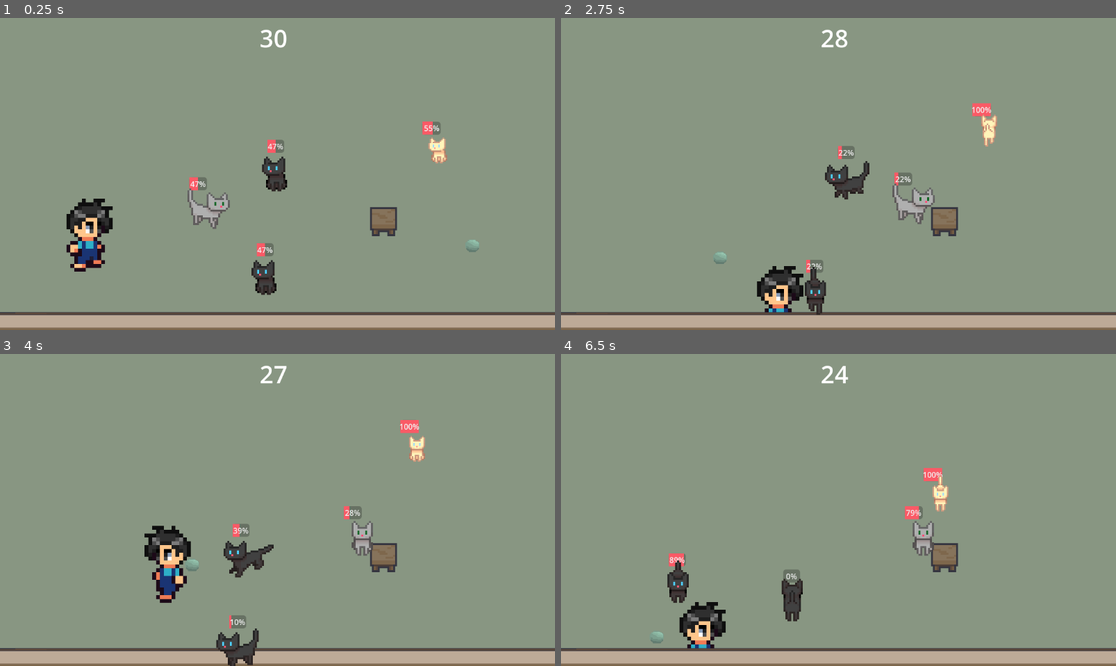
Above: before the commit, frames 1-4 (two rows, left to right).
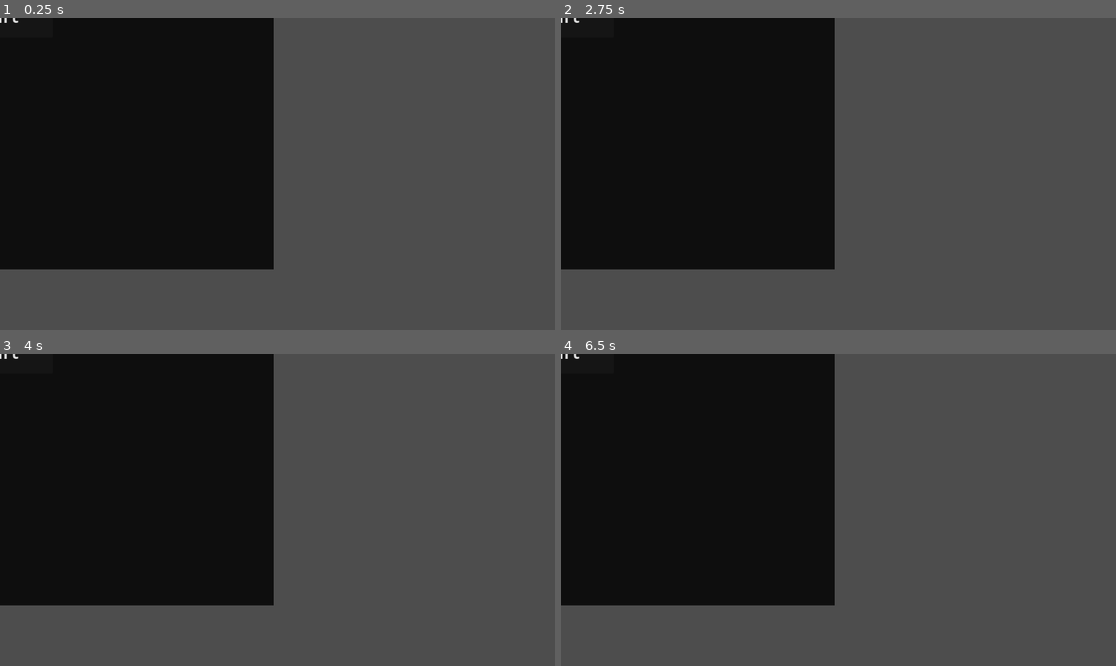
Above: after the commit, the same moments.

Repository: morgan-git/cat-herder
Game: Godot game, scene res://scenes/title_screen.tscn
Two runs of this game, one before a commit and one after it. Both use one fixed random seed, a clock stepped at 60 frames per second and the inputs below. Before the commit the project starts from res://scenes/patio.tscn.
Inputs:
- Up to frame 1 (0.25 s): no input
- Up to frame 2 (2.75 s): tap Enter (ui_accept) at 0.5, 0.77, 1.52 s; hold Right (ui_right) 0.53-1.28 s; hold E (interact) 0.53-1.28 s; hold Down (ui_down) 1.28-2.03 s; tap E (interact) at 1.35 s; hold Right (ui_right) from 2.03 s (still down); hold E (interact) from 2.03 s (still down)
- Up to frame 3 (4 s): release Right (ui_right) at 2.78 s; release E (interact) at 2.78 s; hold Up (ui_up) 2.78-3.53 s; tap E (interact) at 2.85 s; tap Enter (ui_accept) at 3.02, 3.77 s; hold Left (ui_left) from 3.53 s (still down); hold E (interact) from 3.53 s (still down)
- Up to frame 4 (6.5 s): release E (interact) at 4.28 s; tap E (interact) at 4.35, 5.85 s; tap Enter (ui_accept) at 4.52, 6.02 s; release Left (ui_left) at 5.03 s; hold Down (ui_down) 5.03-5.78 s; hold E (interact) 5.03-5.78 s; hold Right (ui_right) from 5.78 s (still down)

The runs differ from the first frame. In frame 1, 98% of the frame differs, in the area x 0-100%, y 0-100%; in frame 2, 98%; in frame 3, 98%; in frame 4, 99%.

Commit message:
add title screen and start button.

Diff:
--- a/project.godot
+++ b/project.godot
@@ -11,7 +11,7 @@
 [application]
 
 config/name="Cat Herder"
-run/main_scene="uid://bfyglm4vdabm"
+run/main_scene="uid://dlpachfnj5pvw"
 config/features=PackedStringArray("4.4", "Mobile")
 config/icon="res://icon.svg"
 
--- /dev/null
+++ b/scenes/title_screen.tscn
@@ -0,0 +1,24 @@
+[gd_scene load_steps=2 format=3 uid="uid://dlpachfnj5pvw"]
+
+[ext_resource type="Script" uid="uid://7ge14tvti2p7" path="res://scripts/title_screen.gd" id="1_fgkus"]
+
+[node name="TitleScreen" type="Node2D"]
+script = ExtResource("1_fgkus")
+
+[node name="ColorRect" type="ColorRect" parent="."]
+offset_left = -579.0
+offset_top = -551.0
+offset_right = 568.0
+offset_bottom = 522.0
+color = Color(0.0562916, 0.0562916, 0.0562916, 1)
+
+[node name="Button" type="Button" parent="ColorRect"]
+layout_mode = 0
+offset_left = 454.0
+offset_top = 500.0
+offset_right = 689.0
+offset_bottom = 592.0
+theme_override_font_sizes/font_size = 40
+text = "Start"
+
+[connection signal="pressed" from="ColorRect/Button" to="." method="_on_button_pressed"]
--- /dev/null
+++ b/scripts/title_screen.gd
@@ -0,0 +1,6 @@
+extends Node2D
+
+
+
+func _on_button_pressed() -> void:
+	get_tree().change_scene_to_file("res://scenes/patio.tscn")
Not shown, added: scripts/title_screen.gd.uid
